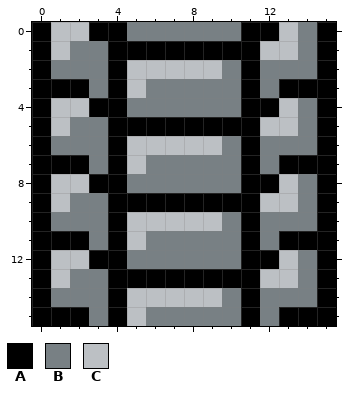
Pixel-art sprite, stored at Assets/Data/Images/Tilesets/Fortress/34.png. Above is the file before it was changed.
The file is 16x16 pixels.
Palette (. is transparent): A #000000  B #788084  C #bcc0c4
Pixels before, first column x 0:
 0 ACCAABBBBBBAACBA
 1 ACBBAAAAAAAACCBA
 2 ABBBACCCCCBABBBA
 3 AAABACBBBBBABAAA
 4 ACCAABBBBBBAACBA
 5 ACBBAAAAAAAACCBA
 6 ABBBACCCCCBABBBA
 7 AAABACBBBBBABAAA
 8 ACCAABBBBBBAACBA
 9 ACBBAAAAAAAACCBA
10 ABBBACCCCCBABBBA
11 AAABACBBBBBABAAA
12 ACCAABBBBBBAACBA
13 ACBBAAAAAAAACCBA
14 ABBBACCCCCBABBBA
15 AAABACBBBBBABAAA
And afterwards:
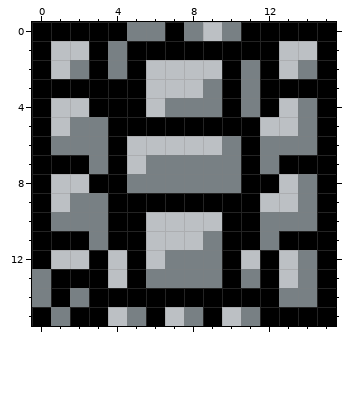
From old to new:
y 0: x 1..2 CC -> AA; x 7 B -> A; x 9 B -> C; x 13..14 CB -> AA
y 1: x 2..4 BBA -> CAB; x 12 C -> A; x 14 B -> C
y 2: x 1 B -> C; x 3..5 BAC -> ABA; x 10..13 BABB -> ABAC
y 3: x 3 B -> A; x 5..8 CBBB -> ACCC; x 10..12 BAB -> ABA
y 4: x 5..6 BB -> AC; x 10..11 BA -> AB
y 10: x 5 C -> A; x 10 B -> A
y 11: x 5..8 CBBB -> ACCC; x 10 B -> A
y 12: x 4..6 ABB -> CAC; x 10..11 BA -> AC
y 13: x 0..4 ACBBA -> BAAAC; x 6..9 AAAA -> BBBB; x 11..12 AC -> BA
y 14: x 0..1 AB -> BA; x 3 B -> A; x 5..10 CCCCCB -> AAAAAA; x 12 B -> A
y 15: x 1 A -> B; x 3..7 BACBB -> ACBAC; x 9..12 BBAB -> ACBA
Where, in picture pixels (left, top, right, bottom), the same in both pictures:
changed: (51, 22, 317, 117)
changed: (32, 212, 279, 326)
